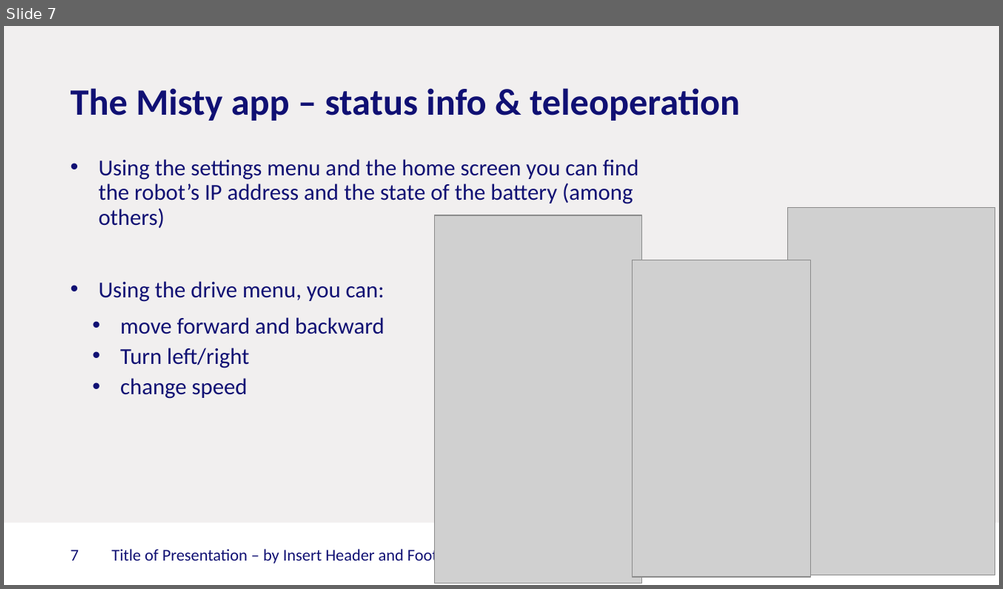
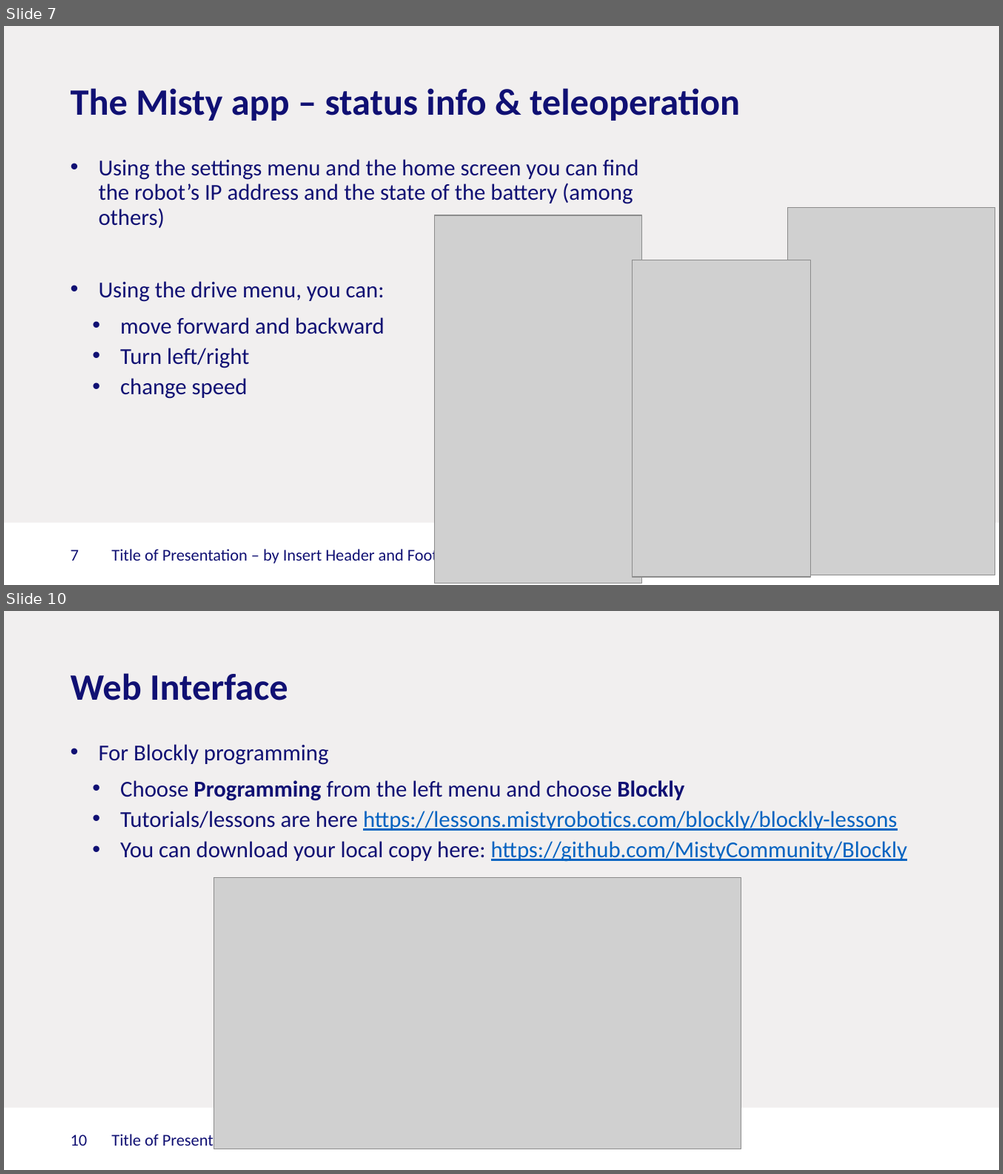
Before and after one commit to Rctue/nao-lib, a slide deck: Misty tutorial.pptx. Shown one above the other, each under a label of ours: slide 7 before the commit, slides 7 and 10 after it; the slides between them are not shown. The pictures are 1003x589 and 1003x1174 pixels, drawn with LibreOffice and Linux fonts; fonts in the diff are those of the drawing; grey boxes stand for pictures; background and template pictures are left out. Boxes give left, top, right and bottom in pixels: in the first picture for what was removed or moved away, otherwise in the second. Text is boxed around its words. In the diff, an @@ line names an element or a change of style, - is before the commit and + after.

```diff
--- a/Misty tutorial.pptx
+++ b/Misty tutorial.pptx
@@ slide 10 added at box(4, 611, 999, 1170), background #F1EFEF; not listed: 1 template element that a slide beside it also shows @@
@@ title added at box(71, 673, 287, 701), 36 pt, text #101073, bold @@
+Web Interface
@@ text added at box(99, 744, 907, 862), 22 pt, text #101073 @@
+• For Blockly programming
+    • Choose Programming from the left menu and choose Blockly
+    • Tutorials/lessons are here https://lessons.mistyrobotics.com/blockly/blockly-lessons
+    • You can download your local copy here: https://github.com/MistyCommunity/Blockly
@@ picture added at box(214, 878, 741, 1150) @@
@@ page number added at box(71, 1135, 88, 1146), 16 pt, text #101073 @@
+10
@@ text added at box(111, 1132, 481, 1150), 16 pt, text #101073 @@
+Title of Presentation – by Insert Header and Footer text
```
Also in this commit, not shown: 5 slides changed, 3 other slides added, 1 other file.
